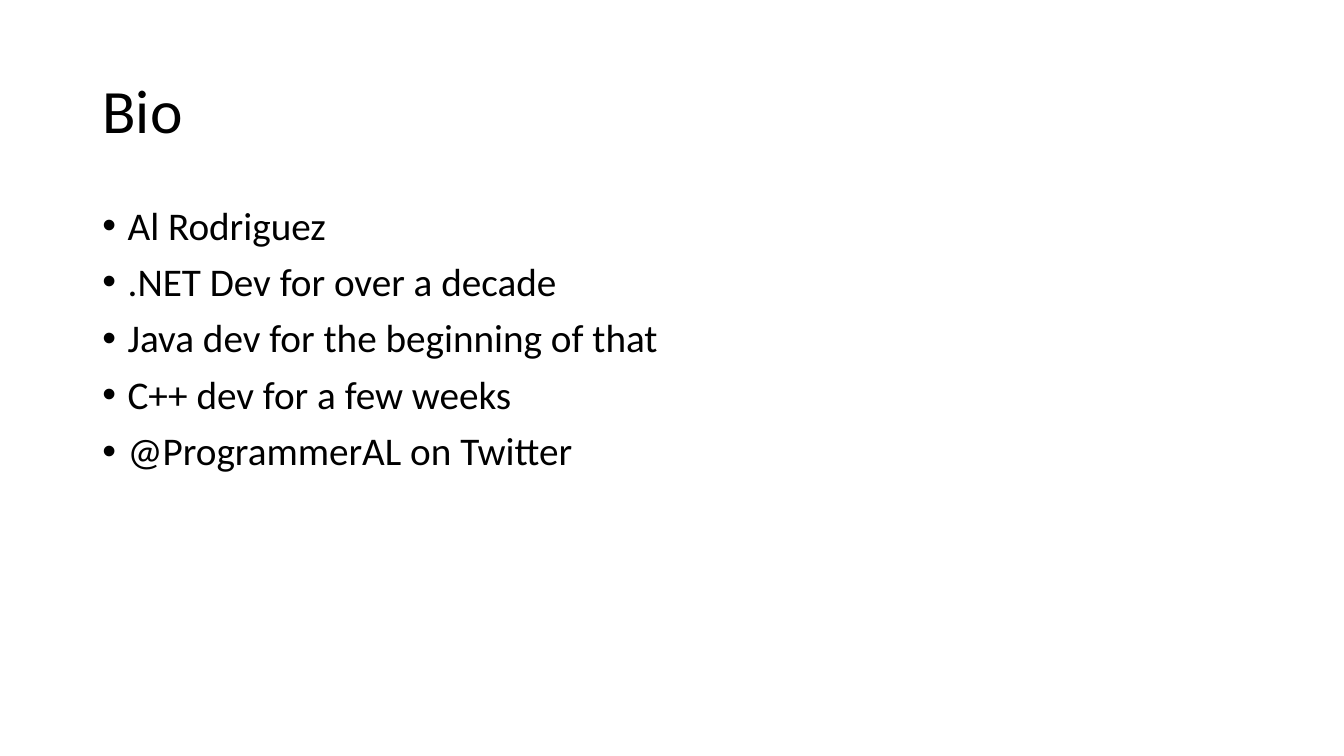
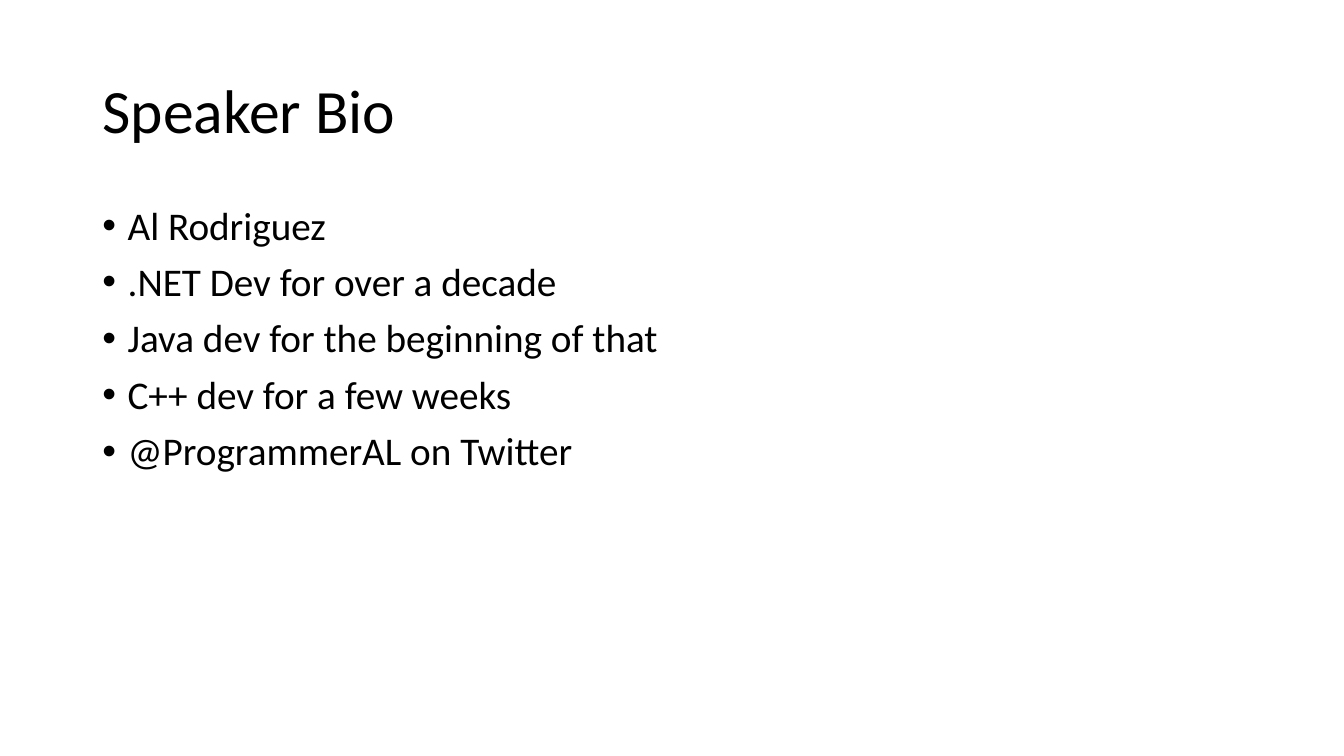
Before and after one commit to ProgrammerAL/StartingEmbeddedDevTalk, a slide deck: slide 3 of Presentation.pptx (slide 2 before the commit). Drawn at 1344x756 pixels with LibreOffice and Linux fonts; fonts in the diff are those of the drawing. Boxes give left, top, right and bottom in pixels: in the first picture for what was removed or moved away, otherwise in the second. Text is boxed around its words. In the diff, an @@ line names an element or a change of style, - is before the commit and + after.

```diff
--- a/Presentation.pptx
+++ b/Presentation.pptx
@@ title at (102,90,395,143): text changed @@
-Bio
+Speaker Bio
```
Also in this commit, not shown: 5 other slides changed, 3 slides added, 4 other files.
